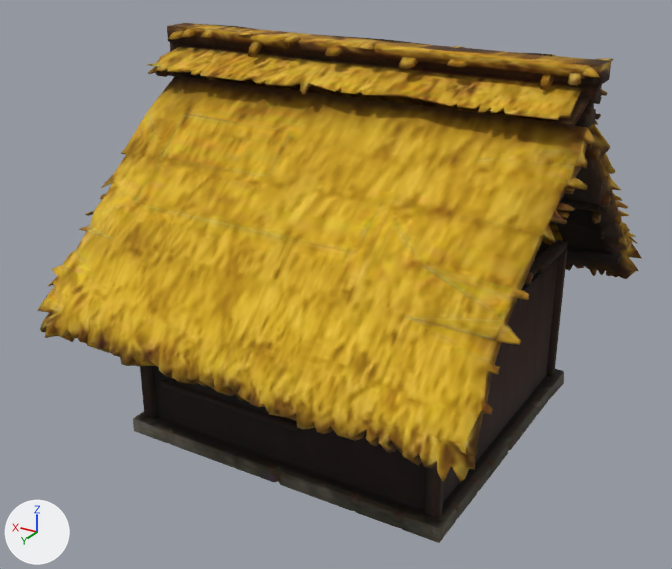
The glTF model assets/models/hut_thatch.glb, before and after one commit.
Both versions are drawn from a 50 mm lens placed at (-5.9, 9.97, 7.1), pointed at (0.16, -0.13, 2.05). Every picture has the same lights, and +X, +Y and +Z are marked at lower left. The first picture is the older version. Vertices at exactly the same position are counted once.

Script lines for the objects in view, before the commit:
```python
mat_material_0 = bpy.data.materials.new('Material_0')
mat_material_0.use_nodes = True; mat_material_0.node_tree.nodes.clear()
_N = mat_material_0.node_tree.nodes; _L = mat_material_0.node_tree.links
n0 = _N.new('ShaderNodeBsdfPrincipled'); n0.name = 'Principled BSDF'
n0.inputs[2].default_value = 1.0  # 'Roughness'
n1 = _N.new('ShaderNodeOutputMaterial'); n1.name = 'Material Output'
n2 = _N.new('ShaderNodeTexImage'); n2.name = 'Image Texture'
n2.image = img_image_0
n3 = _N.new('ShaderNodeNormalMap'); n3.name = 'Normal Map'
n3.uv_map = 'UVMap'
n4 = _N.new('ShaderNodeTexImage'); n4.name = 'Image Texture.001'
n4.image = img_image_1
_L.new(n0.outputs[0], n1.inputs[0])  # 'BSDF' to 'Surface'
_L.new(n2.outputs[0], n0.inputs[0])  # 'Color' to 'Base Color'
_L.new(n3.outputs[0], n0.inputs[5])  # 'Normal' to 'Normal'
_L.new(n4.outputs[0], n3.inputs[1])  # 'Color' to 'Color'
me_mesh_0 = bpy.data.meshes.new('Mesh_0')
me_mesh_0.from_pydata(...)  # 2754 vertices, 4588 faces; spans x -3.25..3.25, y -3.87..2.82, z -0.03..5.31
me_mesh_0.materials.append(mat_material_0)
ob_mesh_0 = bpy.data.objects.new('Mesh_0', me_mesh_0)
ob_mesh_0.location = (0.0, 0.0, 0.0)
```
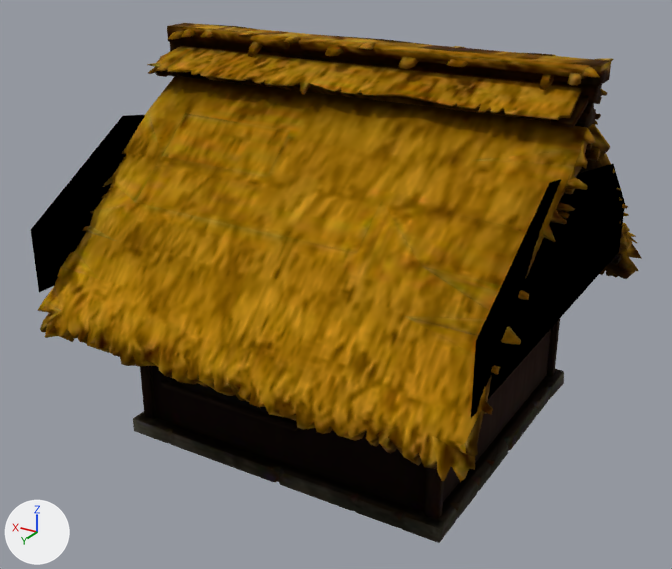
Commit message: Update hut_thatch model

What differs and where, as boxes [x1, y1, x2, y2] in the pictures (672 x 569 px):
'Mesh_0', surface changed, reshaped (yellow to brown): before [37, 23, 642, 543]; after [31, 23, 642, 543]
part 1 of me_mesh_0, added: after [31, 115, 145, 292]
part 2 of me_mesh_0, added: after [471, 164, 625, 418]

The change, as a diff of the scene's bpy script:
```diff
--- a/assets/models/hut_thatch.glb.py
+++ b/assets/models/hut_thatch.glb.py
@@ mat_material_0 @@
 n0 = _N.new('ShaderNodeBsdfPrincipled'); n0.name = 'Principled BSDF'
 n0.inputs[2].default_value = 1.0  # 'Roughness'
+n0.inputs[1].default_value = 1.0  # 'Metallic'
 n1 = _N.new('ShaderNodeOutputMaterial'); n1.name = 'Material Output'
@@ me_mesh_0 @@
 # used by ob_mesh_0; location = (0.0, 0.0, 0.0)
 # verts and faces of me_mesh_0; kept vertices keep their numbers, new ones are numbered from 2754
-me_mesh_0.from_pydata(...)  # 2754 vertices, 4588 faces; spans x -3.25..3.25, y -3.87..2.82, z -0.03..5.31
+me_mesh_0.from_pydata(...)  # 2770 vertices, 4600 faces; spans x -3.25..3.25, y -3.87..2.82, z -0.03..5.31
+# me_mesh_0 part 1
+verts[2754] = (2.98, 2.55, 2.3)  # pixel (39, 292)
+verts[2755] = (2.98, 2.55, 3.15)  # pixel (30, 229)
+verts[2756] = (2.98, 0.76, 2.3)
+verts[2757] = (2.98, 0.76, 4.23)  # pixel (122, 115)
+verts[2758] = (2.98, -1.78, 2.3)
+verts[2759] = (2.98, -1.78, 3.82)
+verts[2760] = (2.98, -2.7, 2.3)
+verts[2761] = (2.98, -2.7, 3.02)
+faces += [(2754, 2756, 2757), (2754, 2757, 2755), (2756, 2758, 2759), (2756, 2759, 2757), (2758, 2760, 2761), (2758, 2761, 2759)]
+# me_mesh_0 part 2
+verts[2762] = (-2.98, 2.55, 2.3)  # pixel (470, 418)
+verts[2763] = (-2.98, 2.55, 3.15)  # pixel (475, 340)
+verts[2764] = (-2.98, 0.76, 2.3)  # pixel (534, 347)
+verts[2765] = (-2.98, 0.76, 4.23)  # pixel (549, 182)
+verts[2766] = (-2.98, -1.78, 2.3)  # pixel (600, 273)
+verts[2767] = (-2.98, -1.78, 3.82)  # pixel (613, 163)
+verts[2768] = (-2.98, -2.7, 2.3)  # pixel (618, 251)
+verts[2769] = (-2.98, -2.7, 3.02)  # pixel (625, 203)
+faces += [(2762, 2765, 2764), (2762, 2763, 2765), (2764, 2767, 2766), (2764, 2765, 2767), (2766, 2769, 2768), (2766, 2767, 2769)]
 me_mesh_0.materials.append(mat_material_0)
```
